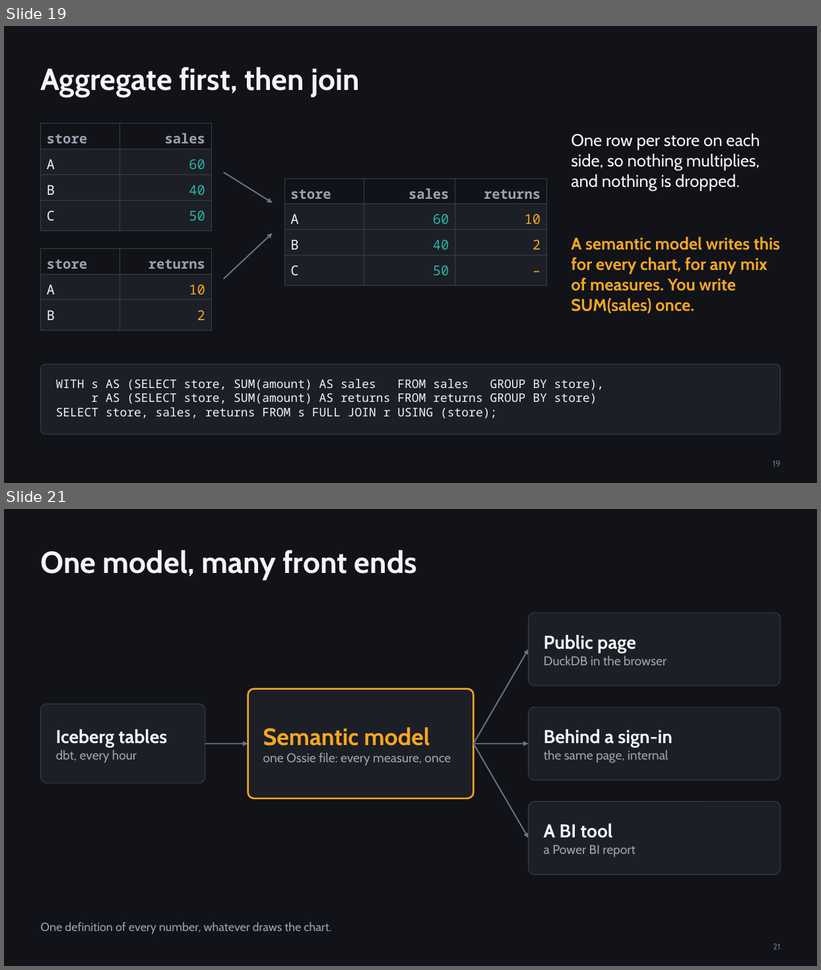
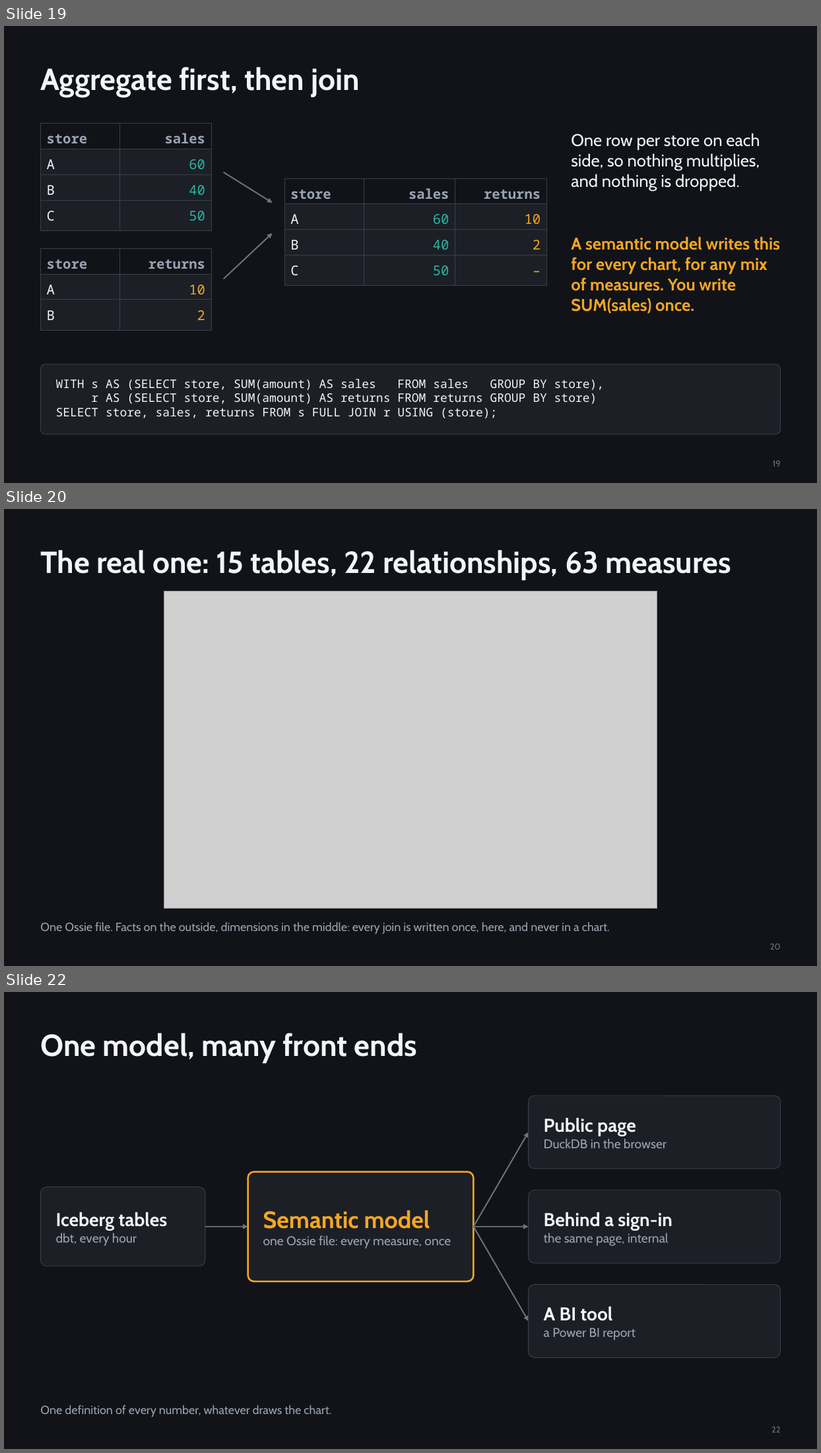
Before and after one commit to djouallah/presentations, a slide deck: analytics-as-code/analytics-as-code.pptx. Shown one above the other, each under a label of ours: slides 19 and 21 before the commit, slides 19, 20 and 22 after it; the slides between them are not shown. The pictures are 821x970 and 821x1453 pixels, drawn with LibreOffice and Linux fonts; fonts in the diff are those of the drawing; grey boxes stand for pictures. Boxes give left, top, right and bottom in pixels: in the first picture for what was removed or moved away, otherwise in the second. Text is boxed around its words. In the diff, an @@ line names an element or a change of style, - is before the commit and + after.

```diff
--- a/analytics-as-code/analytics-as-code.pptx
+++ b/analytics-as-code/analytics-as-code.pptx
@@ slide 20 added at (x1=4, y1=509, x2=817, y2=966), background #111318 @@
@@ title added at (x1=40, y1=550, x2=731, y2=580), 36 pt, text #F2F4F8, bold @@
+The real one: 15 tables, 22 relationships, 63 measures
@@ picture added at (x1=164, y1=591, x2=657, y2=908) @@
@@ text added at (x1=40, y1=922, x2=610, y2=935), 14 pt, text #9AA3B2 @@
+One Ossie file. Facts on the outside, dimensions in the middle: every join is written once, here, and never in a chart.
@@ page number added at (x1=770, y1=944, x2=781, y2=950), 10 pt, text #6B7483 @@
+20
@@ what was slide 21 is now slide 22 @@
@@ page number at (x1=772, y1=1427, x2=780, y2=1433): text changed @@
-21
+22
```
Also in this commit, not shown: 1 slide changed, 2 other files.
